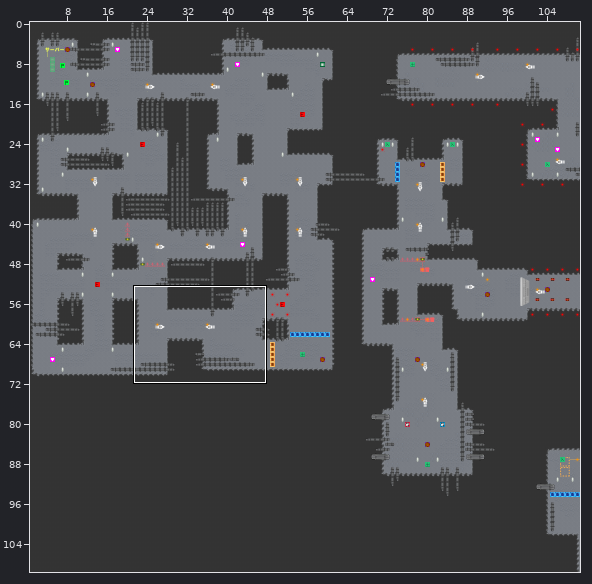
Level history. Tiled map: SirensMoon/resource/MapData/Stage1.tmx. Above: a wide view before the commit, with the close-up outlined.
Close-up. First the earlier version:
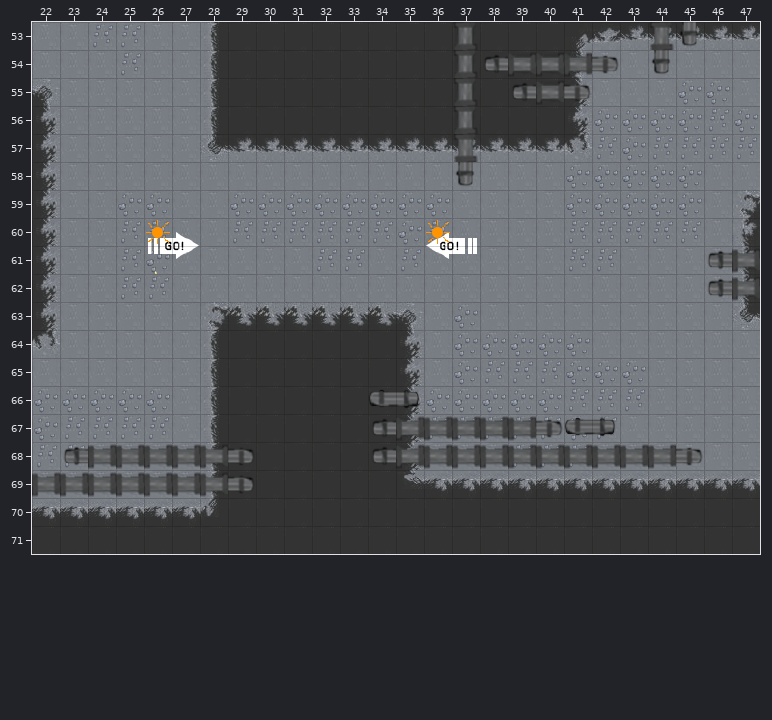
Cells are 30x30 px. Shown: x 22..47, y 53..71. The commit also changed other parts of the map, which this record leaves out.
After:
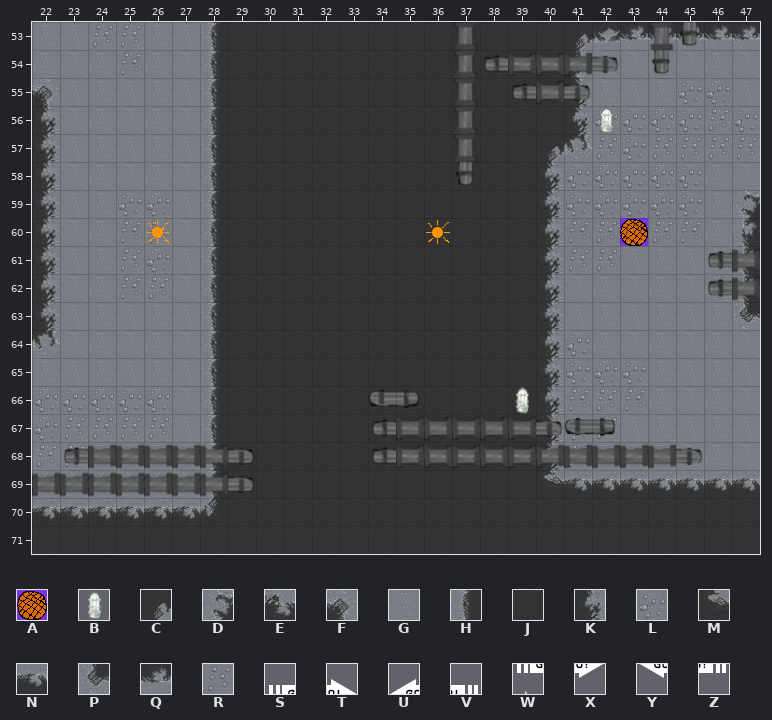
Key: from "tile_icon": A 9 "DegitalLetter"; from "tile_test": B 69 "Light", C 200 "BackGround", D 203 "BackGround", E 204 "BackGround", F 205 "BackGround", G 241 "BackGround", H 242 "BackGround", J 244 "BackGround", K 245 "BackGround", L 247 "BackGround", M 280 "BackGround", N 281 "BackGround", P 283 "BackGround", Q 284 "BackGround", R 287 "BackGround", S 551 "BackGround", T 552 "BackGround", U 553 "BackGround", V 554 "BackGround", W 591 "BackGround", X 592 "BackGround", Y 593 "BackGround", Z 594 "BackGround".
_ is an empty cell.
Objects are placed by their top-left corner, in cells (3,4 is the top-left corner of cell 3,4); size is 1x1 cell unless given.
Difference:
Layer "tile_Layer1":
The edit turns tile Q into tile C in row 57 at x 40.
The edit turns tile D into tile H in row 63 at x 28.
The edit turns tile G into tile H in rows 58 to 62 at x 28.
The edit turns tile P into tile H in row 57 at x 28.
The edit turns tile E into tile J in row 63 at x 29 to 34.
The edit turns tile F into tile J in row 63 at x 35.
The edit turns tile G into tile J in row 58 at x 29 to 39; in rows 59 to 60 at x 37 to 39; in row 61 at x 29 to 31, 34 and 36 to 39; in row 62 at x 29 to 39; in row 63 at x 36 and 38 to 39; in rows 64 to 65 at x 36.
The edit turns tile G into tile J in row 68 at x 36 to 38.
The edit turns tile K into tile J in rows 64 to 68 at x 35.
The edit turns tile L into tile J in row 59 at x 29 to 36; in row 60 at x 35; in row 63 at x 37; in row 64 at x 37 to 39; in row 65 at x 37; in row 66 at x 36 to 39.
The edit turns tile M into tile J in row 69 at x 35.
The edit turns tile N into tile J in row 69 at x 36 to 39.
The edit turns tile Q into tile J in row 57 at x 29 to 39.
The edit turns tile R into tile J in row 60 at x 29 to 34 and 36; in row 61 at x 32 to 33 and 35; in row 65 at x 38 to 39; in row 67 at x 36 to 39; in row 68 at x 39.
The edit turns tile G into tile K in rows 58 to 63 at x 40.
The edit turns tile L into tile K in row 64 at x 40; in row 66 at x 40.
The edit turns tile R into tile K in row 65 at x 40; in rows 67 to 68 at x 40.
The edit turns tile N into tile M in row 69 at x 40.
Layer "tile_Layer3":
Tile S is removed in row 60 at x 26.
Tile T is removed in row 60 at x 27.
Tile U is removed in row 60 at x 36.
Tile V is removed in row 60 at x 37.
Tile W is removed in row 61 at x 26.
Tile X is removed in row 61 at x 27.
Tile Y is removed in row 61 at x 36.
Tile Z is removed in row 61 at x 37.
Layer "Light":
A new object: B "Light" at 42,56.
A new object: B "Light" at 39,66.
Layer "Gimmick":
A new object: A "DegitalLetter" at 43,60.
Where, in picture pixels (left, top, right, bottom), the same in both close-ups:
added: (599, 108, 613, 134)
changed: (148, 134, 564, 496)
added: (620, 218, 648, 246)
